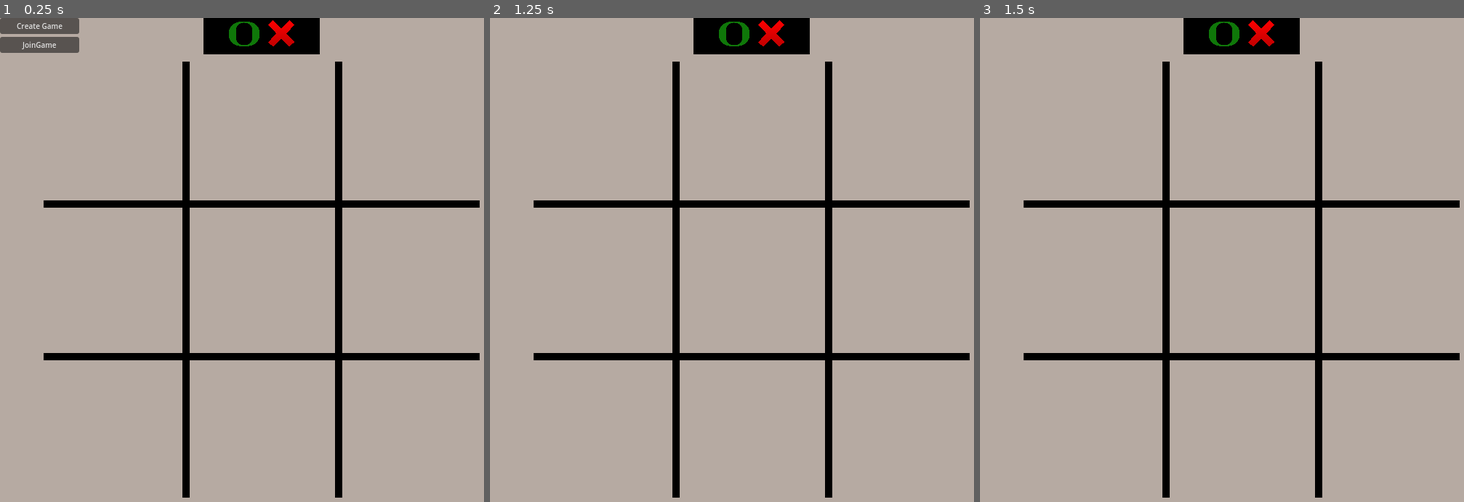
Above: before the commit, frames 1-3 (left to right).
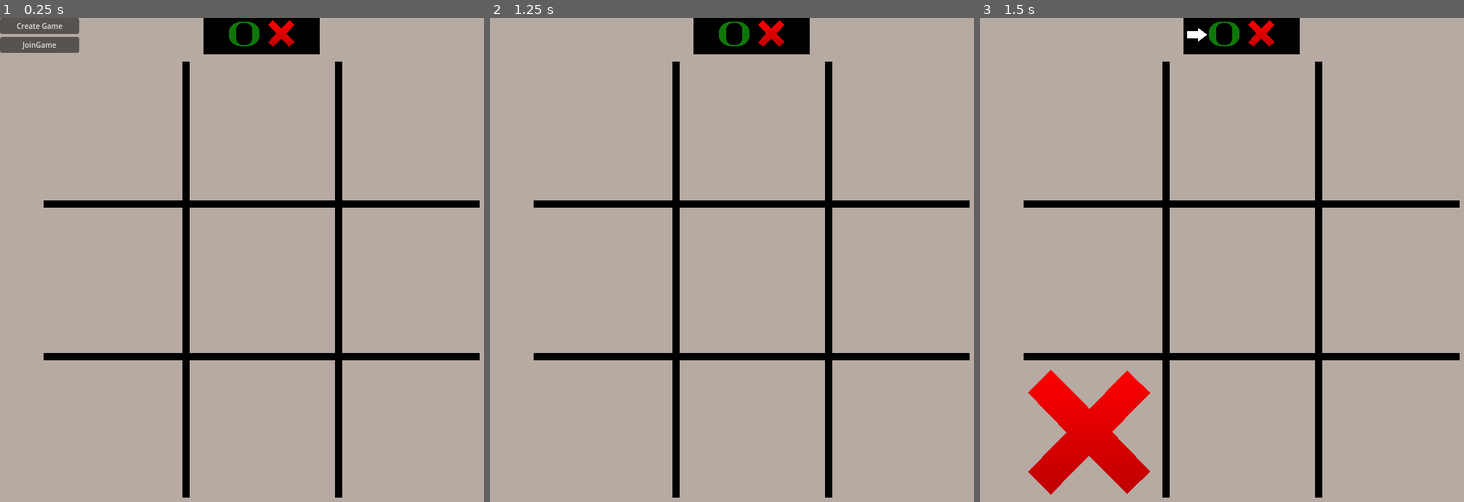
Above: after the commit, the same moments.

Repository: abaker-skudlarek/MultiplayerTicTacToe
Game: Godot game, scene res://Scenes/Main/main.tscn
The game is run twice, just before and just after one commit, with the same random seed, the same clock (stepped at 60 frames per second) and the same inputs.
Inputs (mouse positions are in pixels of both pictures, inside the frame that each line leads up to):
- Up to frame 1 (0.25 s): no input
- Up to frame 2 (1.25 s): click "Create Game" at 0.5 s
- Up to frame 3 (1.5 s): tap Enter at 1.25 s; move the mouse to (1091, 434) at 1.27 s; click (1091, 434) at 1.42 s

Frames 1-2 are identical in both runs. In frame 3, 3.6% of the frame differs, in the area x 9-47%, y 2-99%.

Commit message:
turn tracking working. up to player UI section

Diff:
--- a/Resources/Autoloads/game_manager.gd
+++ b/Resources/Autoloads/game_manager.gd
@@ -11,19 +11,14 @@
 
 func _ready() -> void:
     SignalBus.connect("connected_to_game", _on_connected_to_game)
-    SignalBus.connect("game_started", _on_game_started)
 
 
 func _on_connected_to_game() -> void:
     if multiplayer.is_server():
         local_player_type = PlayerType.CROSS
+        current_playable_player_type = PlayerType.CROSS
     else:
         local_player_type = PlayerType.CIRCLE
-    Lobby.player_connected.rpc_id(1)
-
-
-func _on_game_started() -> void:
-    current_playable_player_type = PlayerType.CROSS
 
 
 @rpc("call_local", "any_peer", "reliable")
--- a/Resources/Autoloads/signal_bus.gd
+++ b/Resources/Autoloads/signal_bus.gd
@@ -7,5 +7,4 @@
 signal create_game_clicked
 
 signal connected_to_game
-signal game_started
 signal turn_taken
--- a/Scenes/Main/ui.gd
+++ b/Scenes/Main/ui.gd
@@ -8,7 +8,6 @@
 
 # Called when the node enters the scene tree for the first time.
 func _ready():
-	SignalBus.connect("game_started", _on_game_started)
 	SignalBus.connect("turn_taken", _on_turn_taken)
 	arrow_circle_image.visible = false
 	arrow_cross_image.visible = false
